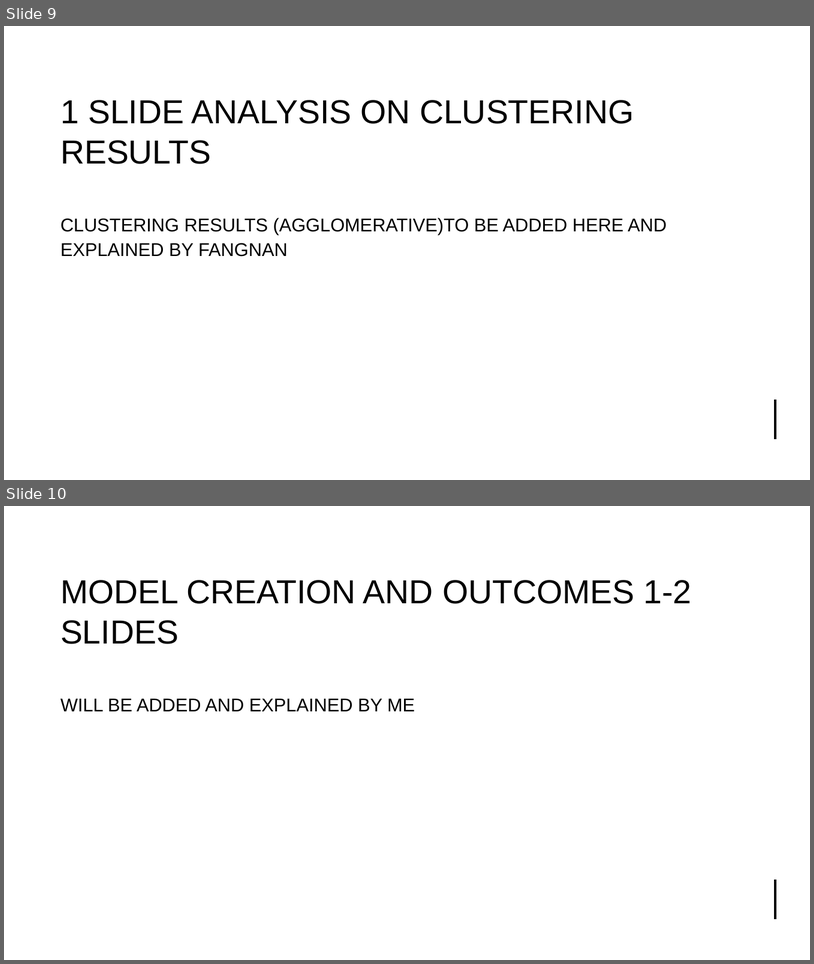
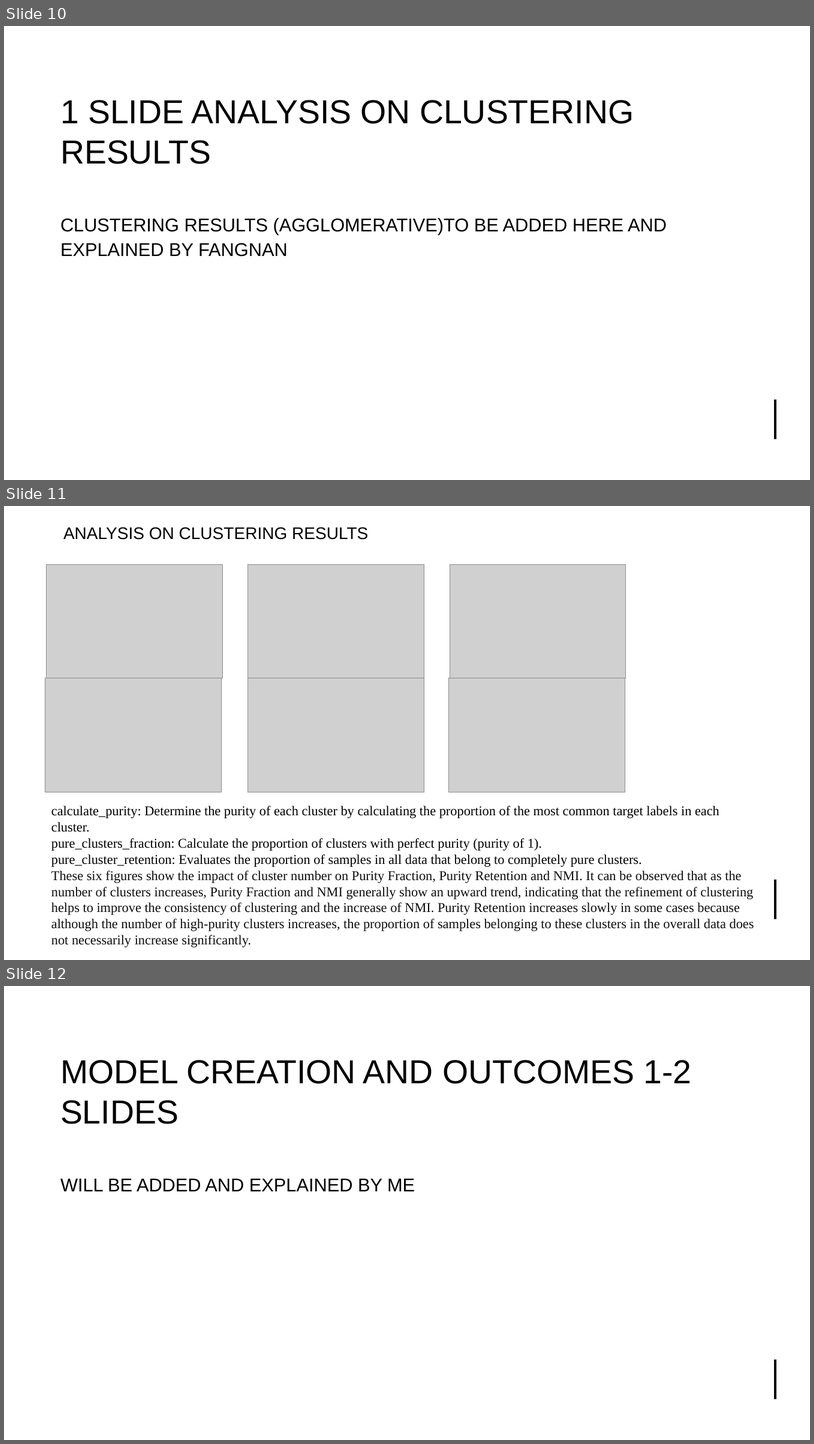
Before and after one commit to UoB-DSMP-2023-24/dsmp-2024-group4, a slide deck: summative presentation/Summative Oral Presentation-Group 4.pptx. Shown one above the other, each under a label of ours: slides 9 and 10 before the commit, slides 10, 11 and 12 after it. The pictures are 814x964 and 814x1444 pixels, drawn with LibreOffice and Linux fonts; fonts in the diff are those of the drawing; grey boxes stand for pictures. Boxes give left, top, right and bottom in pixels: in the first picture for what was removed or moved away, otherwise in the second. Text is boxed around its words. In the diff, an @@ line names an element or a change of style, - is before the commit and + after.

```diff
--- a/summative presentation/Summative Oral Presentation-Group 4.pptx
+++ b/summative presentation/Summative Oral Presentation-Group 4.pptx
@@ slide 11 added at box(4, 506, 810, 960), background #FFFFFF; not listed: 3 template elements that a slide beside it also shows @@
@@ title added at box(63, 527, 368, 540), 20 pt, text #000000 @@
+ANALYSIS ON CLUSTERING RESULTS
@@ picture added at box(47, 565, 223, 678) @@
@@ picture added at box(248, 565, 425, 678) @@
@@ picture added at box(450, 565, 626, 678) @@
@@ picture added at box(45, 678, 222, 792) @@
@@ picture added at box(248, 678, 425, 792) @@
@@ picture added at box(449, 678, 626, 792) @@
@@ text added at box(51, 805, 755, 947), 16 pt, text #0D0D0D @@
+calculate_purity: Determine the purity of each cluster by calculating the proportion of the most common target labels in each cluster.
+pure_clusters_fraction: Calculate the proportion of clusters with perfect purity (purity of 1).
+pure_cluster_retention: Evaluates the proportion of samples in all data that belong to completely pure clusters.
+These six figures show the impact of cluster number on Purity Fraction, Purity Retention and NMI. It can be observed that as the number of clusters increases, Purity Fraction and NMI generally show an upward trend, indicating that the refinement of clustering helps to improve the consistency of clustering and the increase of NMI. Purity Retention increases slowly in some cases because although the number of high-purity clusters increases, the proportion of samples belonging to these clusters in the overall data does not necessarily increase significantly.
@@ what was slide 9 is now slide 10 @@
@@ what was slide 10 is now slide 12 @@
```
Also in this commit, not shown: 1 other slide added.
